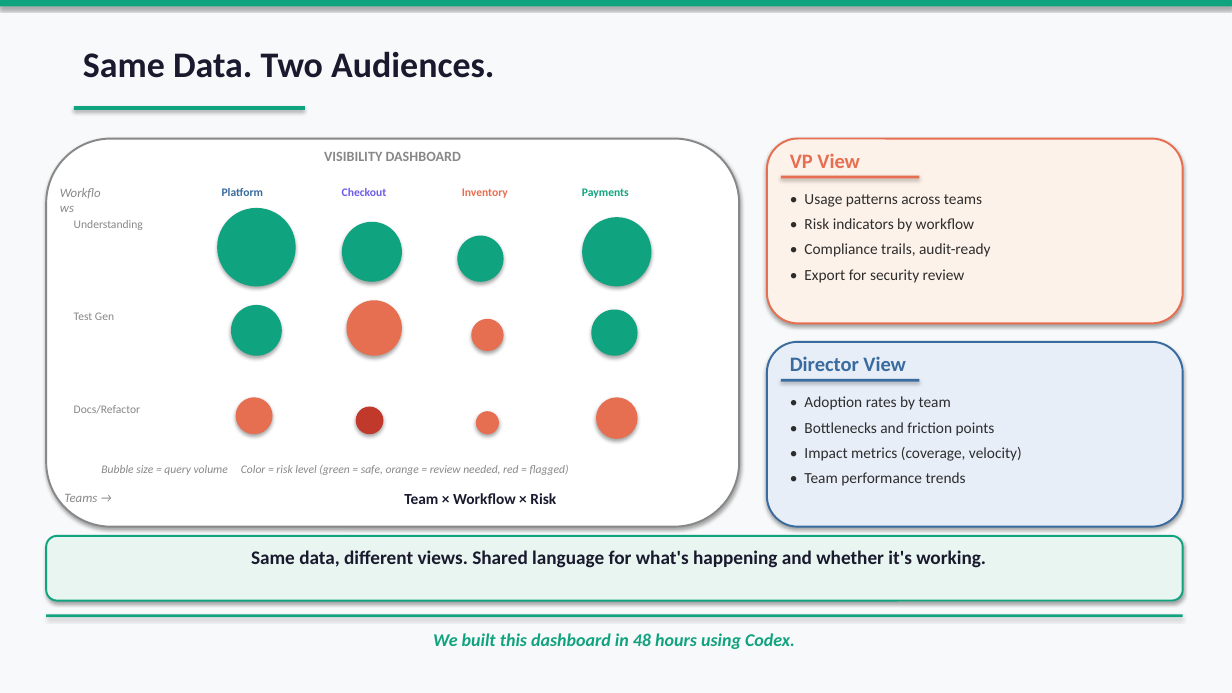
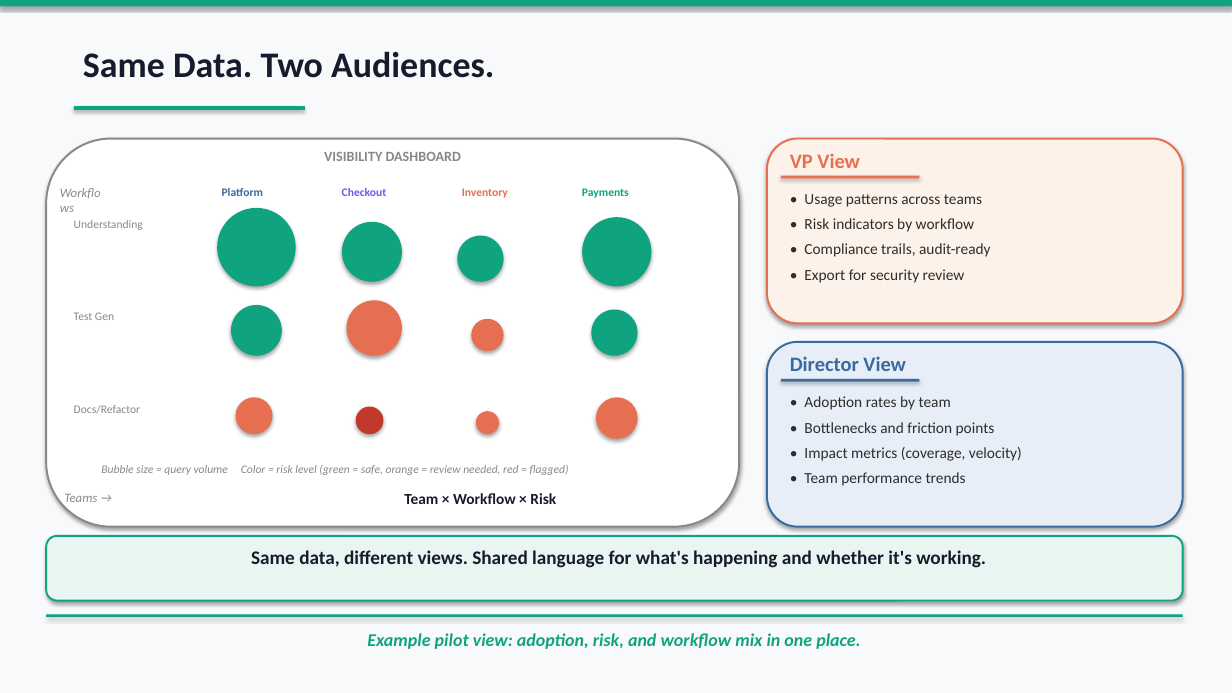
Before and after one commit to pretendhome/enablement, a slide deck: slide 6 of codex/codex_enablement_v2.pptx. Drawn at 1232x693 pixels with LibreOffice and Linux fonts; fonts in the diff are those of the drawing. Boxes give left, top, right and bottom in pixels: in the first picture for what was removed or moved away, otherwise in the second. Text is boxed around its words. In the diff, an @@ line names an element or a change of style, - is before the commit and + after.

```diff
--- a/codex/codex_enablement_v2.pptx
+++ b/codex/codex_enablement_v2.pptx
@@ text at bbox=[367, 633, 860, 649]: text changed @@
-We built this dashboard in 48 hours using Codex.
+Example pilot view: adoption, risk, and workflow mix in one place.
```
Also in this commit, not shown: 6 other slides changed, 5 other files.
